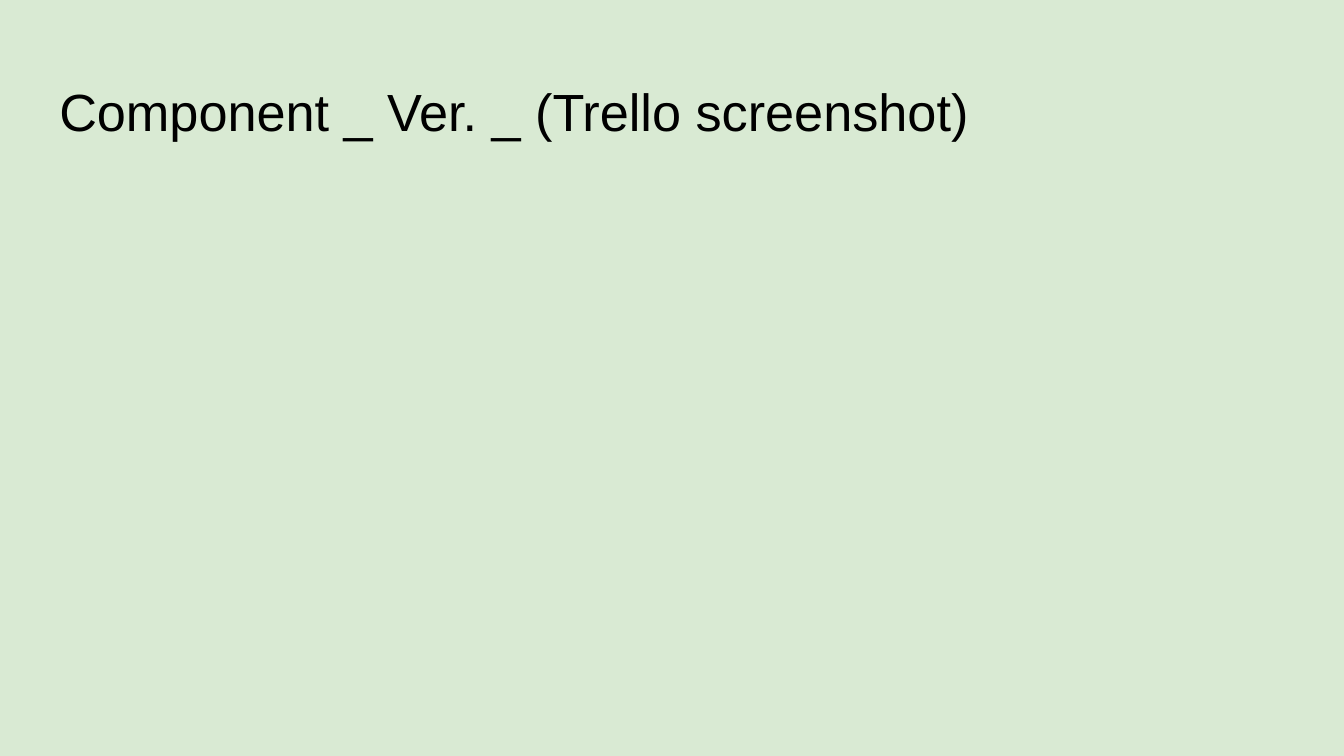
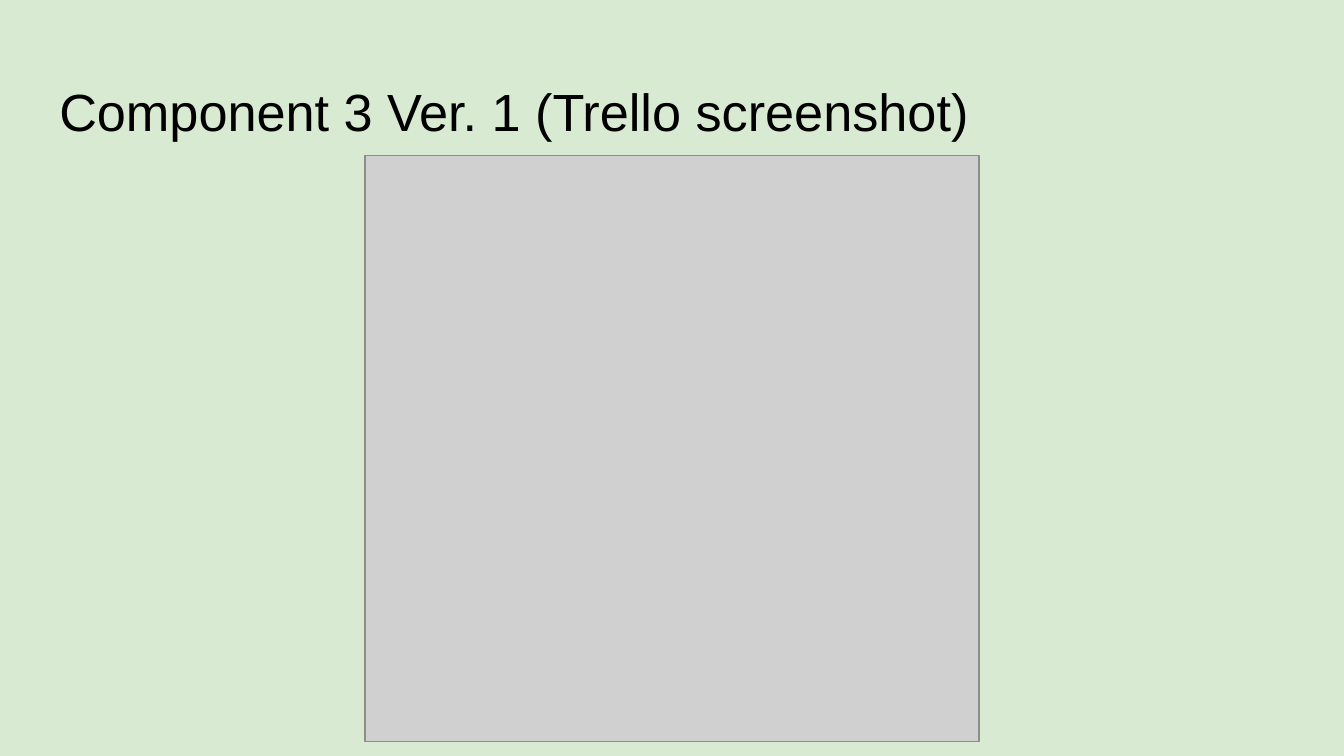
Before and after one commit to sinedotwav-e/pizzabot, a slide deck: slide 21 of pizzapowerpoint.pptx. Drawn at 1344x756 pixels with LibreOffice and Linux fonts; fonts in the diff are those of the drawing; grey boxes stand for pictures. Boxes give left, top, right and bottom in pixels: in the first picture for what was removed or moved away, otherwise in the second. Text is boxed around its words. In the diff, an @@ line names an element or a change of style, - is before the commit and + after.

```diff
--- a/pizzapowerpoint.pptx
+++ b/pizzapowerpoint.pptx
@@ title at [59,93,969,141]: text changed @@
-Component _ Ver. _ (Trello screenshot)
+Component 3 Ver. 1 (Trello screenshot)
@@ picture added at [364,156,978,742] @@
```
Also in this commit, not shown: 1 other slide changed, 7 other files.
